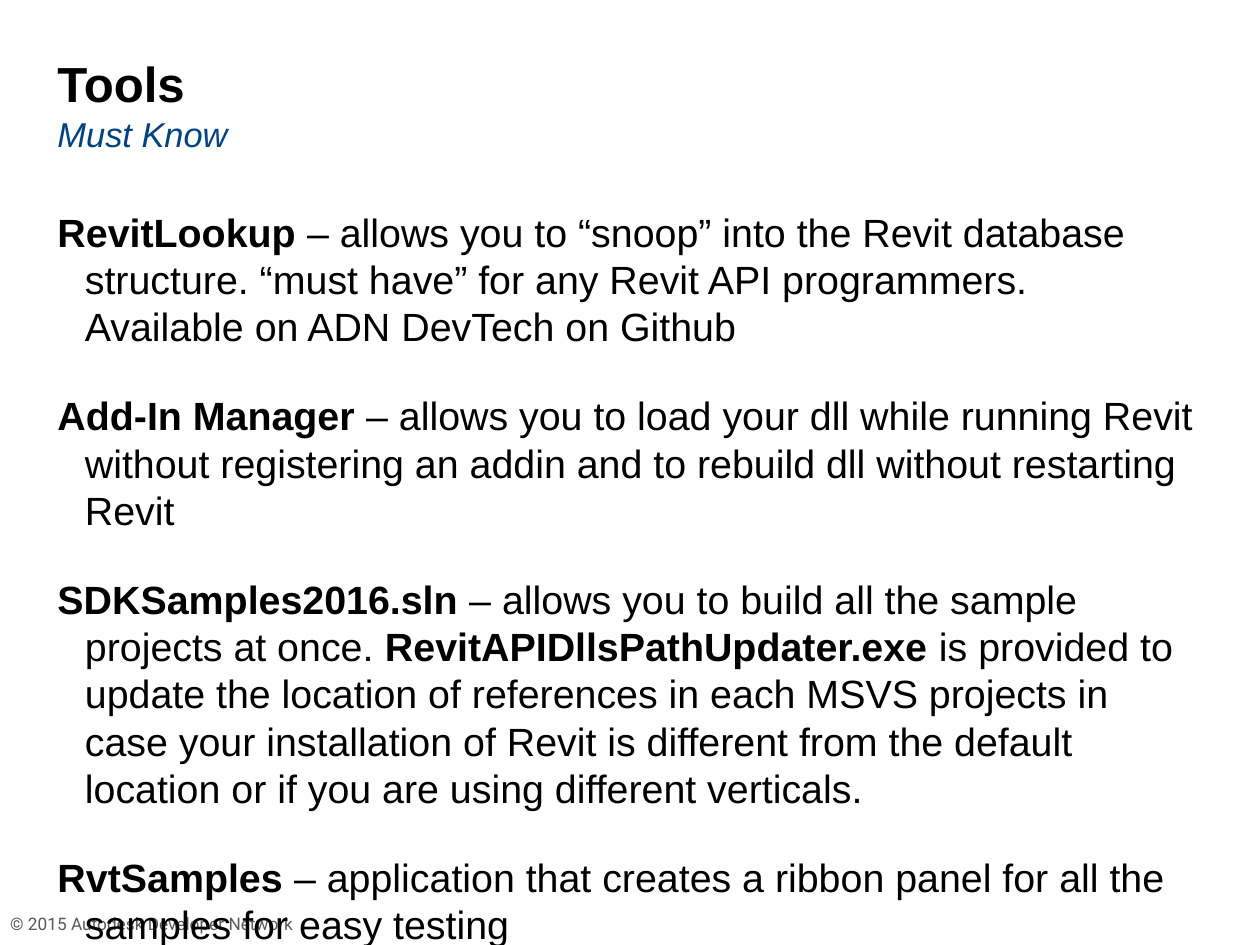
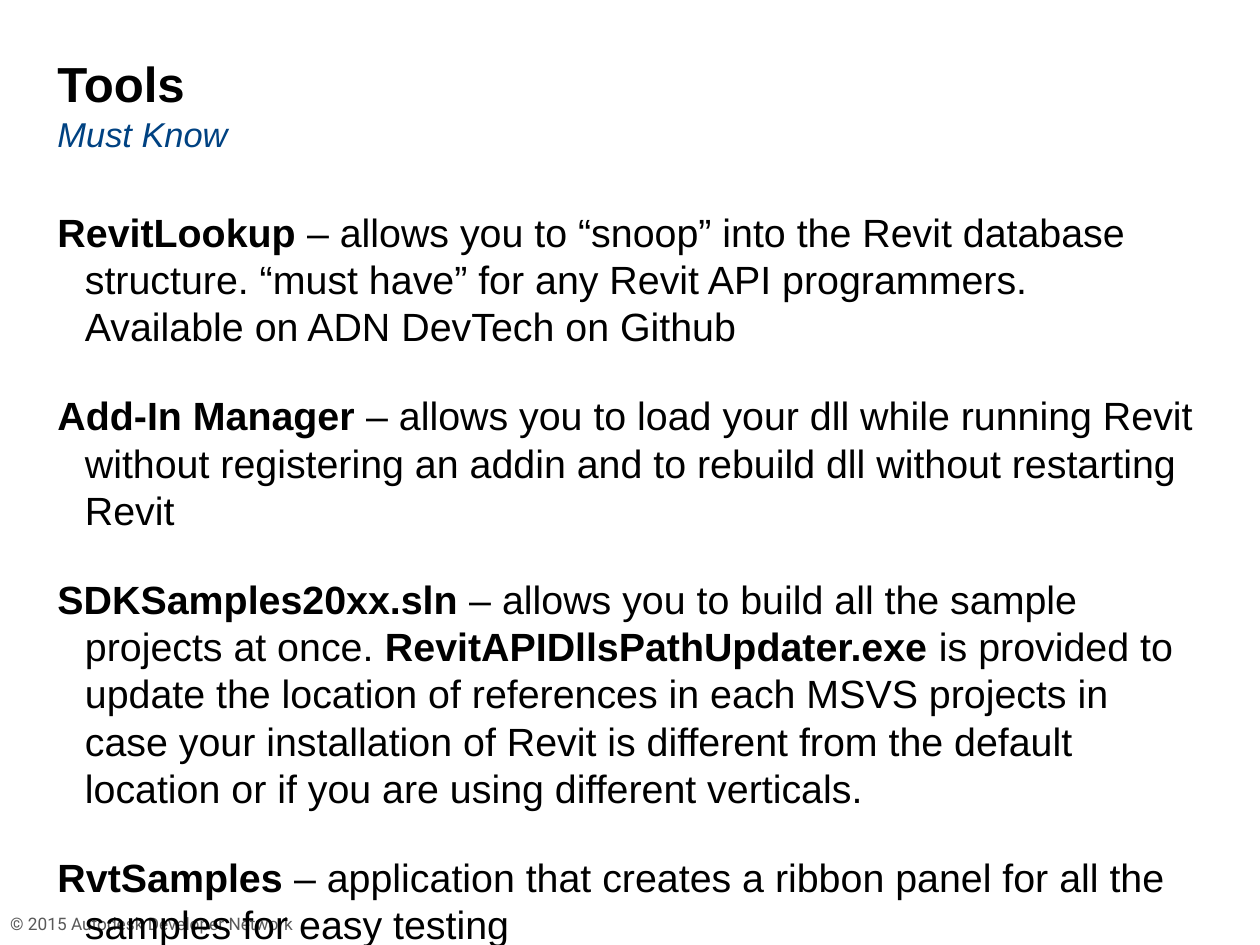
Before and after one commit to ADN-DevTech/RevitTrainingMaterial, a slide deck: slide 30 of Presentation/1_Revit_API_Intro.pptx (slide 31 before the commit). Drawn at 1260x945 pixels with LibreOffice and Linux fonts; fonts in the diff are those of the drawing; background and template pictures are left out. Boxes give left, top, right and bottom in pixels: in the first picture for what was removed or moved away, otherwise in the second. Text is boxed around its words. In the diff, an @@ line names an element or a change of style, - is before the commit and + after.

```diff
--- a/Presentation/1_Revit_API_Intro.pptx
+++ b/Presentation/1_Revit_API_Intro.pptx
@@ text at (x1=57, y1=585, x2=1173, y2=811): text changed @@
-SDKSamples2016.sln – allows you to build all the sample projects at once. RevitAPIDllsPathUpdater.exe is provided to update the location of references in each MSVS projects in case your installation of Revit is different from the default location or if you are using different verticals.
+SDKSamples20xx.sln – allows you to build all the sample projects at once. RevitAPIDllsPathUpdater.exe is provided to update the location of references in each MSVS projects in case your installation of Revit is different from the default location or if you are using different verticals.
```
Also in this commit, not shown: 4 other slides changed, 1 slide removed, 4 other files.
